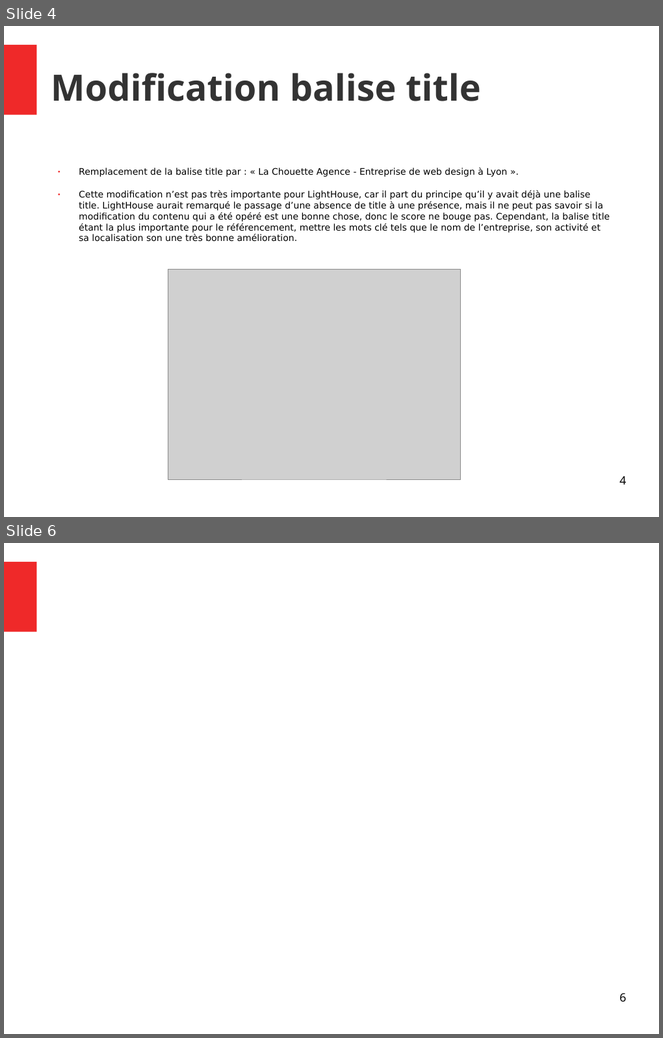
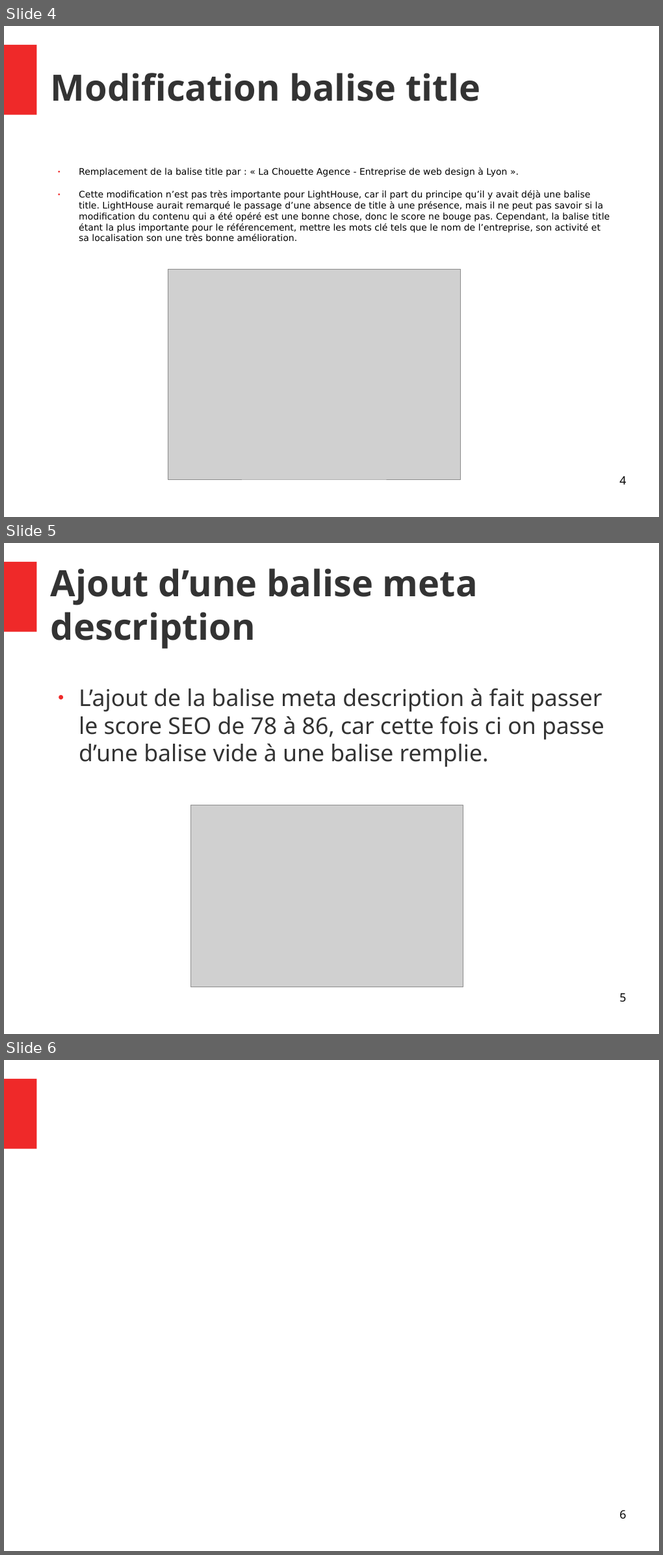
Before and after one commit to Vincent055681/VincentDiRaimondo_4_10052021, a slide deck: audit/Rapport.odp. Shown one above the other, each under a label of ours: slides 4 and 6 before the commit, slides 4, 5 and 6 after it; the slides between them are not shown. The pictures are 663x1038 and 663x1555 pixels, drawn with LibreOffice and Linux fonts; fonts in the diff are those of the drawing; grey boxes stand for pictures. Boxes give left, top, right and bottom in pixels: in the first picture for what was removed or moved away, otherwise in the second. Text is boxed around its words. In the diff, an @@ line names an element or a change of style, - is before the commit and + after.

```diff
--- a/audit/Rapport.odp
+++ b/audit/Rapport.odp
@@ slide 5 added at bbox=[4, 543, 659, 1034], background #FFFFFF; not listed: 1 template element that a slide beside it also shows @@
@@ title added at bbox=[51, 568, 478, 649], 44 pt, text #333333, bold @@
+Ajout d’une balise meta description
@@ text added at bbox=[79, 688, 605, 767], 28 pt, text #333333 @@
+● L’ajout de la balise meta description à fait passer le score SEO de 78 à 86, car cette fois ci on passe d’une balise vide à une balise remplie.
@@ picture added at bbox=[191, 805, 463, 988] @@
@@ page number added at bbox=[620, 993, 626, 1003], 14 pt, text #000000 @@
+5
```
Also in this commit, not shown: 1 slide removed, 4 other files.
